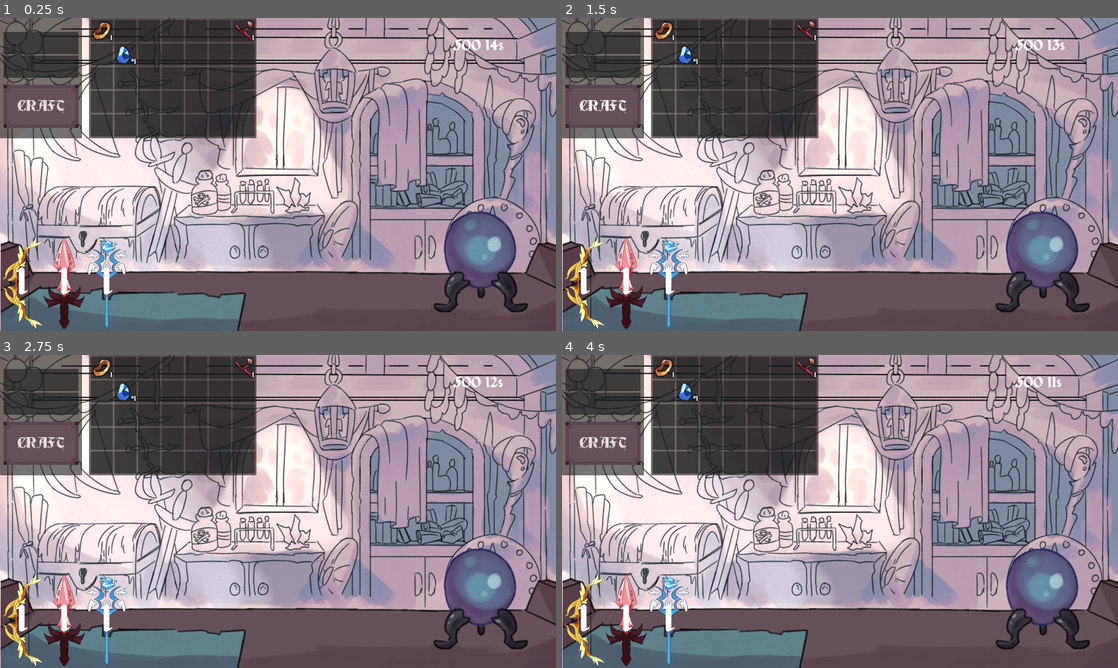
Above: before the commit, frames 1-4 (two rows, left to right).
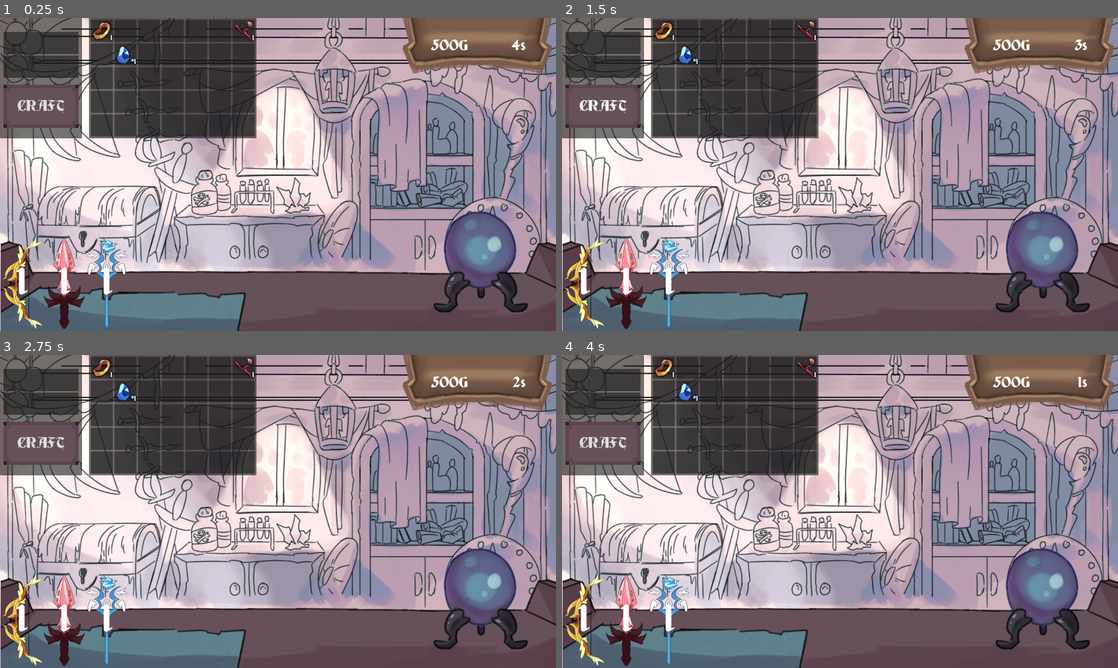
Above: after the commit, the same moments.

Repository: electron35/GMTK_Jam_Dunjunk_shop
Game: Godot game, scene res://GMTK_Jam/MainScene.tscn
The game is run twice, just before and just after one commit, with the same random seed, the same clock (stepped at 60 frames per second) and the same inputs. The engine's default icon, where the game draws it, is replaced by a stand-in: a white triangle on a blue panel in a dark square. Sound files missing from this copy of the repository are replaced by a short silence.
Inputs (mouse positions are in pixels of both pictures, inside the frame that each line leads up to):
- Up to frame 1 (0.25 s): no input
- Up to frame 2 (1.5 s): click (1040, 262) at 0.5 s; click "CRAFT" at 1.25 s
- Up to frame 3 (2.75 s): click (478, 599) at 2 s
- Up to frame 4 (4 s): click "CRAFT" at 2.75 s; click (1040, 599) at 3.5 s

The runs differ from the first frame. In frame 1, 4.2% of the frame differs, in the area x 72-100%, y 0-18%; in frame 2, 4.2%; in frame 3, 4.2%; in frame 4, 4.2%.

Commit message:
fond money

Diff:
--- a/GMTK_Jam/UIElement/MoneyUI.tscn
+++ b/GMTK_Jam/UIElement/MoneyUI.tscn
@@ -1,11 +1,13 @@
-[gd_scene load_steps=3 format=3 uid="uid://bopog6a2boi5e"]
+[gd_scene load_steps=4 format=3 uid="uid://bopog6a2boi5e"]
 
 [ext_resource type="Script" path="res://GMTK_Jam/script/MoneyUI.gd" id="1_1ttm1"]
+[ext_resource type="Texture2D" uid="uid://daqox84tm35od" path="res://GMTK_Jam/Resources/UIElement/fond.png" id="1_ja0oq"]
 [ext_resource type="Theme" uid="uid://b23gfgab88oos" path="res://GMTK_Jam/Resources/themegame/theme.tres" id="2_v647e"]
 
 [node name="MoneyUI" type="TextureRect"]
 offset_right = 124.0
 offset_bottom = 24.0
+texture = ExtResource("1_ja0oq")
 script = ExtResource("1_1ttm1")
 
 [node name="SplitBox" type="HSplitContainer" parent="."]
@@ -26,17 +28,19 @@
 
 [node name="Money" type="Label" parent="SplitBox"]
 layout_mode = 2
+size_flags_horizontal = 0
 theme = ExtResource("2_v647e")
 text = "00000"
 horizontal_alignment = 1
 
 [node name="Timer" type="Label" parent="SplitBox"]
 layout_mode = 2
+size_flags_horizontal = 8
 theme = ExtResource("2_v647e")
 text = "00:00"
 
 [node name="Time" type="Timer" parent="SplitBox/Timer"]
-wait_time = 15.0
+wait_time = 5.0
 autostart = true
 
 [connection signal="timeout" from="SplitBox/Timer/Time" to="." method="_on_time_timeout"]
--- a/GMTK_Jam/script/MoneyUI.gd
+++ b/GMTK_Jam/script/MoneyUI.gd
@@ -7,7 +7,7 @@
 
 func _process(_delta):
 	$SplitBox/Timer.text = str(int($SplitBox/Timer/Time.time_left)) + "s"
-	$SplitBox/Money.text = str(Main.money)
+	$SplitBox/Money.text = str(Main.money) + "G"
 
 func _on_time_timeout():
 	Main.pay_rent()
Binary file added: GMTK_Jam/Resources/UIElement/fond.png
Not shown, added: GMTK_Jam/Resources/UIElement/fond.png.import
